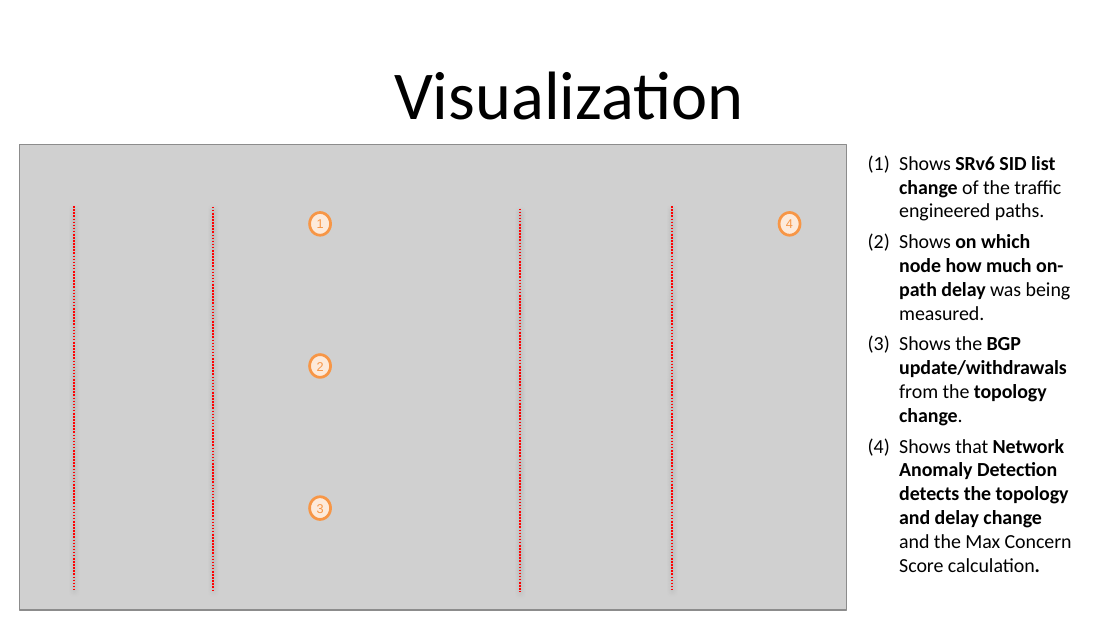
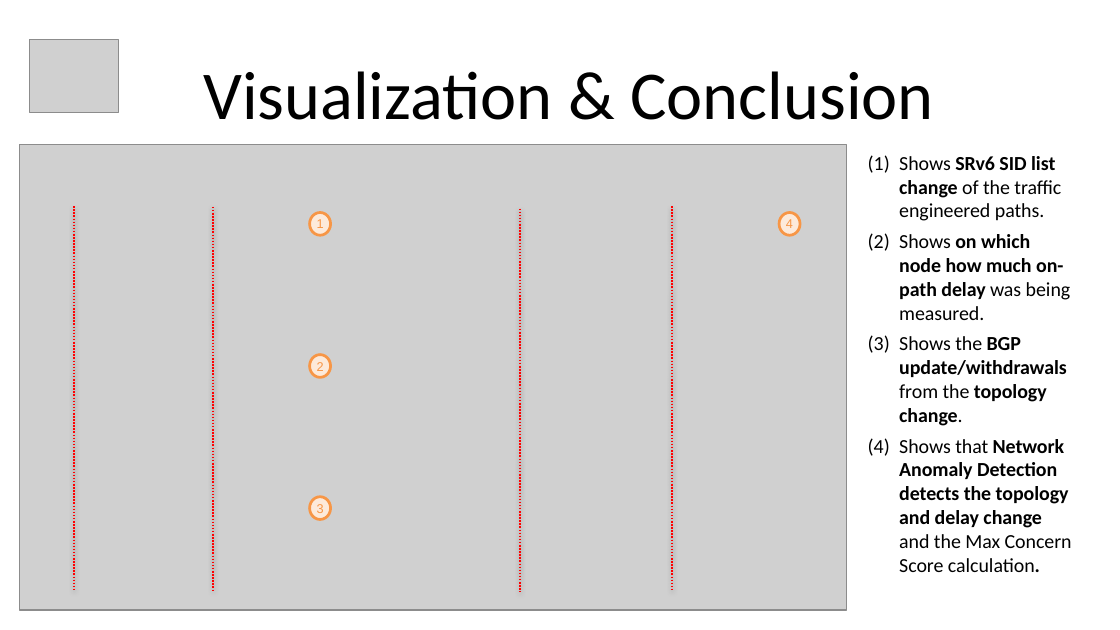
Before and after one commit to network-analytics/draft-ietf-opsawg-ipfix-on-path-telemetry, a slide deck: slide 6 of ietf-116-hackathon-srv6-on-path-delay-anomaly-detection.pptx (slide 7 before the commit). Drawn at 1120x630 pixels with LibreOffice and Linux fonts; fonts in the diff are those of the drawing; grey boxes stand for pictures. Boxes give left, top, right and bottom in pixels: in the first picture for what was removed or moved away, otherwise in the second. Text is boxed around its words. In the diff, an @@ line names an element or a change of style, - is before the commit and + after.

```diff
--- a/ietf-116-hackathon-srv6-on-path-delay-anomaly-detection.pptx
+++ b/ietf-116-hackathon-srv6-on-path-delay-anomaly-detection.pptx
@@ picture added at box(30, 40, 119, 113) @@
@@ text at box(203, 71, 933, 120): text changed @@
-Visualization
+Visualization & Conclusion
```
Also in this commit, not shown: 3 other slides changed, 2 slides removed, 1 other file.
